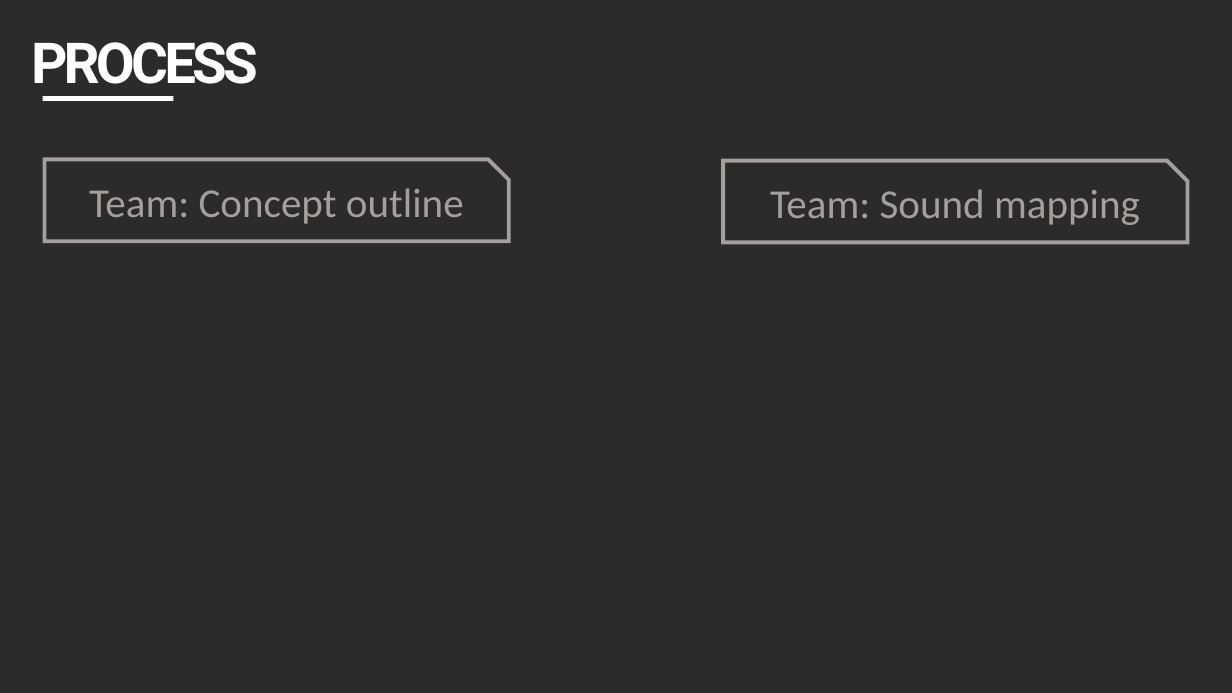
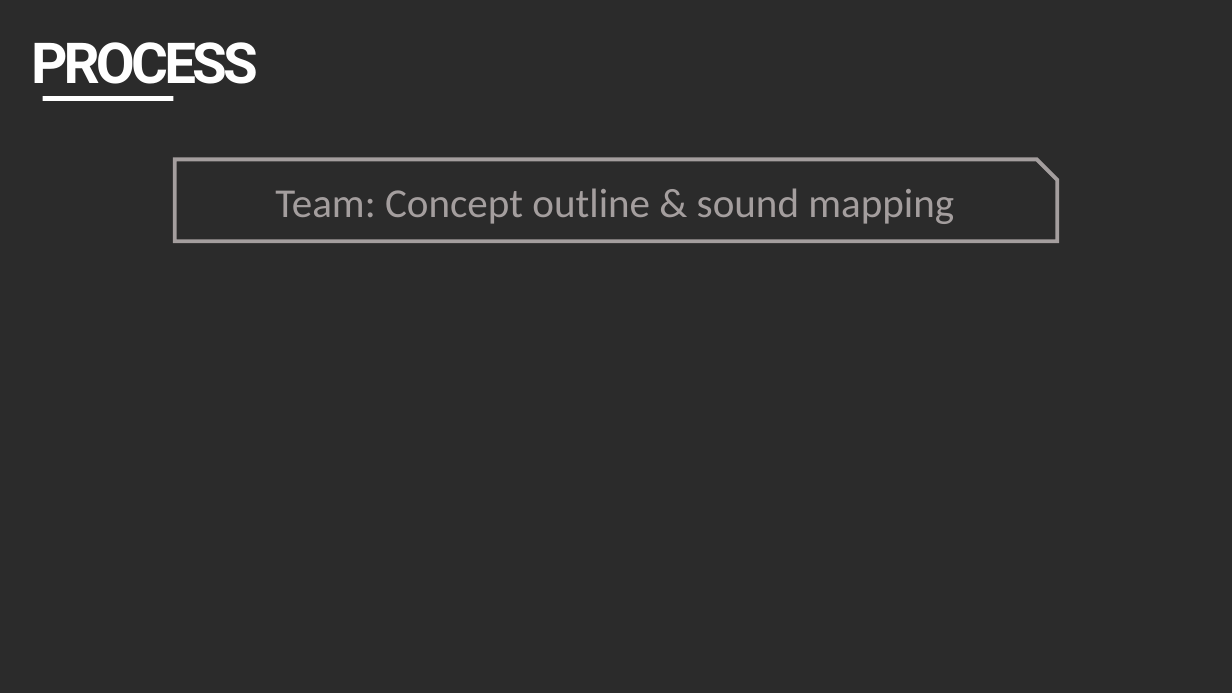
Before and after one commit to CountOneTwo/LevelWithMe, a slide deck: slide 11 of _OTHER FILES/Assignments/Sound Design/Spaceship Pilot - Presentation.pptx. Drawn at 1232x693 pixels with LibreOffice and Linux fonts; fonts in the diff are those of the drawing; background and template pictures are left out; a plain dark background stands for a picture behind light text. Boxes give left, top, right and bottom in pixels: in the first picture for what was removed or moved away, otherwise in the second. Text is boxed around its words. In the diff, an @@ line names an element or a change of style, - is before the commit and + after.

Commit message:
Updated sound design presentation

```diff
--- a/_OTHER FILES/Assignments/Sound Design/Spaceship Pilot - Presentation.pptx
+++ b/_OTHER FILES/Assignments/Sound Design/Spaceship Pilot - Presentation.pptx
@@ snip rect: place and size @@
-snip rect at bbox=[44, 160, 509, 242]
+snip rect at bbox=[175, 160, 1057, 242]
@@ snip rect removed at bbox=[724, 161, 1189, 243] @@
@@ text at bbox=[275, 188, 954, 224]: text changed @@
-Team: Concept outline
+Team: Concept outline & sound mapping
@@ text removed at bbox=[770, 189, 1140, 225] @@
-Team: Sound mapping
```
Also in this commit, not shown: 2 other slides changed, 1 other file.
